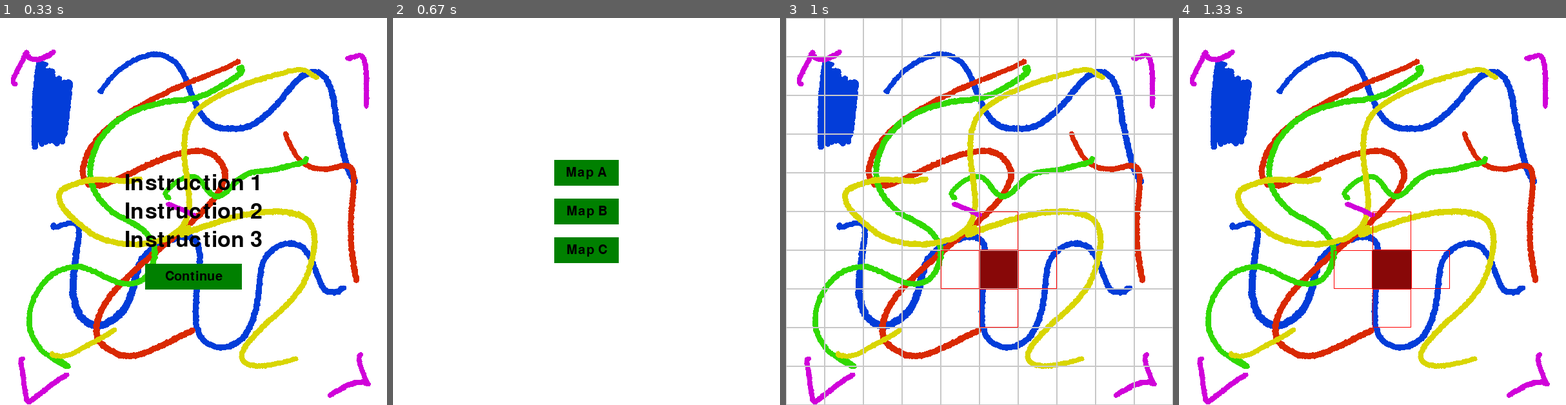
Above: before the commit, frames 1-4 (left to right).
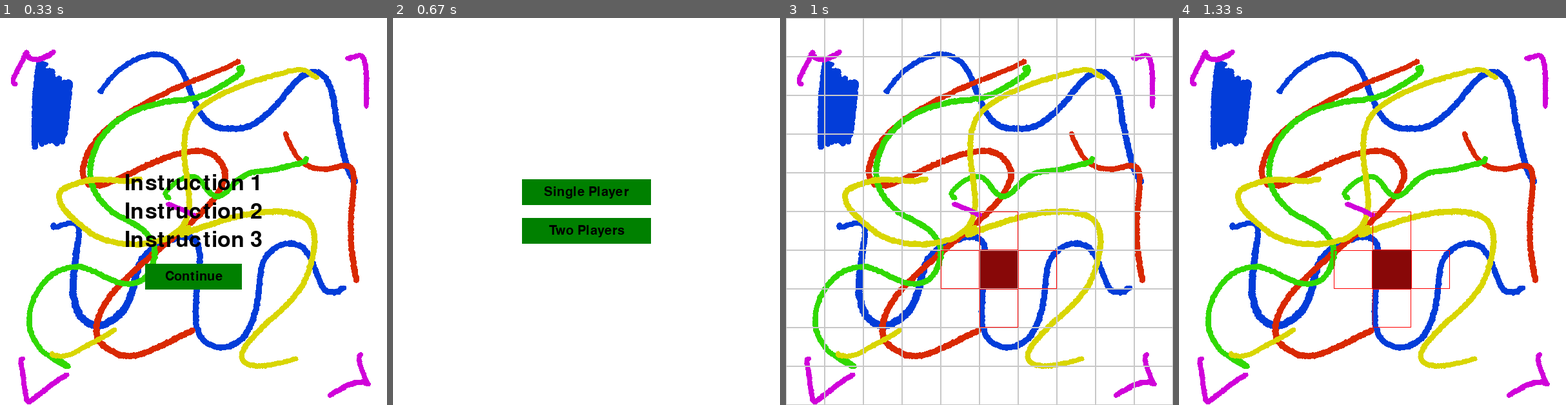
Above: after the commit, the same moments.

Repository: ubongjc/Pygame
Game: pygame game, started from main.py
Two runs of this game, one before a commit and one after it. Both use one fixed random seed, a clock stepped at 60 frames per second and the inputs below.
Inputs (mouse positions are in pixels of both pictures, inside the frame that each line leads up to):
- Up to frame 1 (0.33 s): no input
- Up to frame 2 (0.67 s): click "Continue" at 0.38 s
- Up to frame 3 (1 s): click (979, 192) at 0.72 s, where only the run after the commit has a clickable "Single Player"
- Up to frame 4 (1.33 s): tap Space at 1 s

Frame 1 is identical in both runs. In frame 2, 5.6% of the frame differs, in the area x 33-67%, y 36-64%; in frame 3, nothing differs; in frame 4, nothing differs.

Commit message:
Initiated game mode selection

Diff:
--- /dev/null
+++ b/game_mode_selection_screen.py
@@ -0,0 +1,30 @@
+import constants
+from button import Button
+
+
+class GameModeSelectionScreen:
+    def __init__(self):
+        self.modes = ["Single Player", "Two Players"]
+        self.buttons = []
+
+        button_width = 200
+        button_height = 40
+        button_gap = 20
+        total_button_height = len(self.modes) * button_height + (len(self.modes) - 1) * button_gap
+
+        for i, mode_name in enumerate(self.modes):
+            button_x = (constants.SCREEN_SIZE - button_width) // 2  # Calculate the center x position
+            button_y = ((constants.SCREEN_SIZE - total_button_height) // 2) + (i * (button_height + button_gap))  # Calculate the center y position
+            button = Button(button_x, button_y, button_width, button_height, mode_name, (0, 128, 0), 30)
+            self.buttons.append(button)
+
+    def draw(self, surface):
+        surface.fill(constants.WHITE)
+        for button in self.buttons:
+            button.draw(surface)
+
+    def check_click(self, x, y):
+        for button in self.buttons:
+            if button.is_clicked(x, y):
+                return button.text
+        return None
--- a/main.py
+++ b/main.py
@@ -8,6 +8,8 @@
 from button import Button
 from players.user_player import UserPlayer
 from players.computer_player import ComputerPlayer
+from game_mode_selection_screen import GameModeSelectionScreen
+
 
 # Initialize Pygame
 pygame.init()
@@ -61,7 +63,16 @@
         if selected_map:
             show_map_selection = False
             print("Selected map:", selected_map)
-    return show_map_selection
+    return False
+
+
+def handle_game_mode_options_selection(x, y, show_game_mode_options, game_mode_selection_screen):
+    if show_game_mode_options:
+        selected_mode = game_mode_selection_screen.check_click(x, y)
+        if selected_mode:
+            show_game_mode_options = False
+            print("Selected mode:", selected_mode)
+    return show_game_mode_options, True
 
 
 def handle_bullet_shoot(event, play_mode, play_index, player):
@@ -229,11 +240,13 @@
     # Add a new state for the map selection screen
     show_map_selection = False
     map_selection_screen = MapSelectionScreen()
+    game_mode_selection_screen = GameModeSelectionScreen()  # Add this line
     shoot_event = pygame.USEREVENT + 2
     pygame.time.set_timer(shoot_event, random.randint(1000, 3000))
     show_instructions = True
     instructions = ["Instruction 1", "Instruction 2", "Instruction 3"]
     instruction_button = None
+    show_game_mode_options = False
 
     while True:
         for event in pygame.event.get():
@@ -246,12 +259,15 @@
             # Input handling
             if event.type == pygame.MOUSEBUTTONDOWN:
                 x, y = pygame.mouse.get_pos()
-                show_instructions, show_map_selection = \
+                show_instructions, show_game_mode_options = \
                     handle_instruction_button_click(show_instructions, instruction_button, x, y)
                 show_lines, play_mode, play_index, play_timer = \
                     handle_play_button_click(play_button, x, y, player, computer_player, play_mode, grid)
                 handle_path_editing(x, y, play_mode, player, computer_player, grid)
+                show_game_mode_options, show_map_selection = \
+                    handle_game_mode_options_selection(x, y, show_game_mode_options, game_mode_selection_screen)
                 show_map_selection = handle_map_selection(x, y, show_map_selection, map_selection_screen)
+                print(show_map_selection)
 
             handle_bullet_shoot(event, play_mode, play_index, player)
             handle_computer_shoot(event, play_mode, play_index, computer_player, player, shoot_event)
@@ -266,7 +282,10 @@
         # Update the screen
         if show_instructions:
             instruction_button = display_scaled_background_and_button(screen, background_image, instructions)
+        elif show_game_mode_options:
+            game_mode_selection_screen.draw(screen)
         elif show_map_selection:
+            print(f"wone {show_map_selection}")
             map_selection_screen.draw(screen)
         elif play_mode:
             play_index, play_timer, show_lines = \
